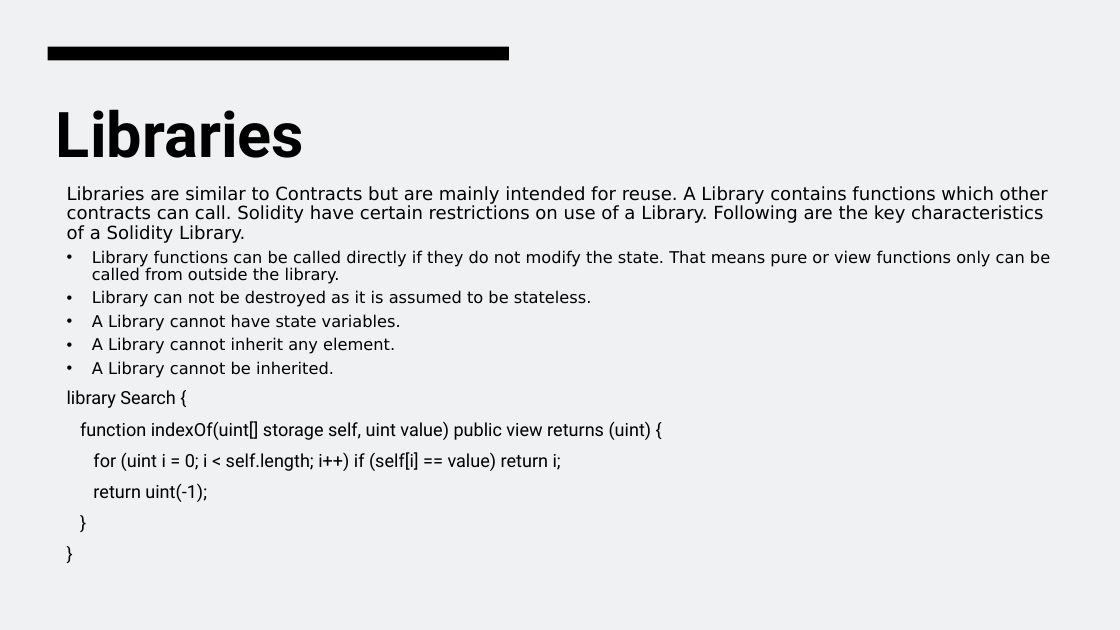
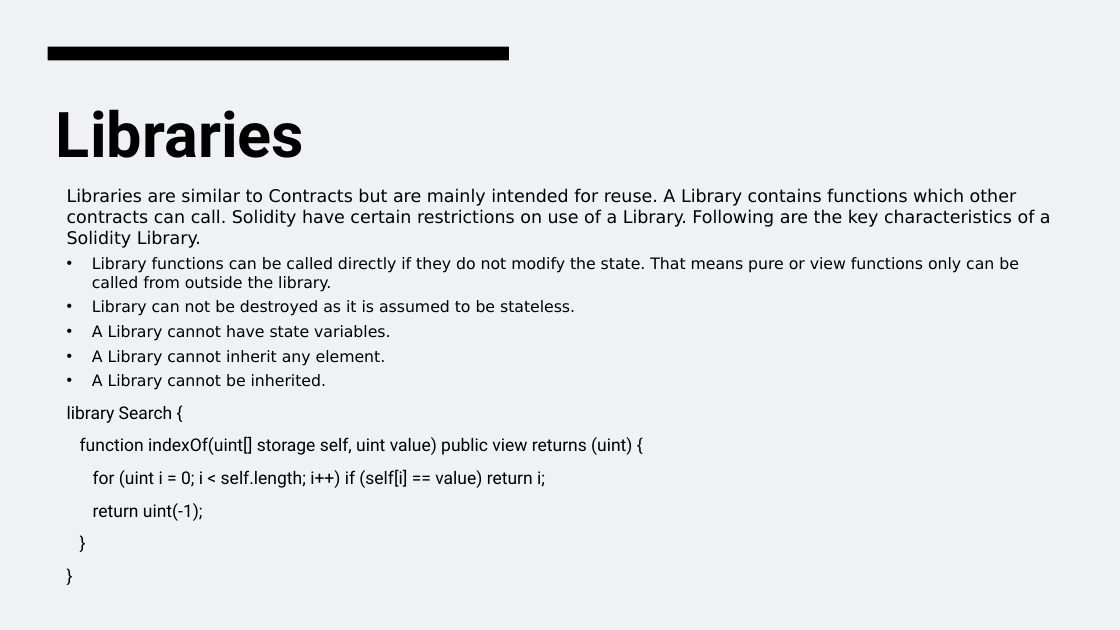
Before and after one commit to EngAbdalrhman/Material, a slide deck: slide 61 of Blockchain Lec 2.pptx. Drawn at 1120x630 pixels with LibreOffice and Linux fonts; fonts in the diff are those of the drawing. Boxes give left, top, right and bottom in pixels: in the first picture for what was removed or moved away, otherwise in the second. Text is boxed around its words. In the diff, an @@ line names an element or a change of style, - is before the commit and + after.

```diff
--- a/Blockchain Lec 2.pptx
+++ b/Blockchain Lec 2.pptx
@@ text "Libraries are similar to Contracts ..." at [67,188,1051,521]: size 15.5 to 15 pt in "Libraries are similar to Contracts but are ...", "library Search {", "function indexOf(uint[] storage self, uint value) public ...", "for (uint i = 0; i < ..." and 3 more places; size 13.9 to 13.5 pt in "Library functions can be called directly if ...", "Library can not be destroyed as it ...", "A Library cannot have state variables.", "A Library cannot inherit any element." and 1 more places; line spacing 0.9 to 1 @@
```
Also in this commit, not shown: 47 other slides changed, 1 other file.
